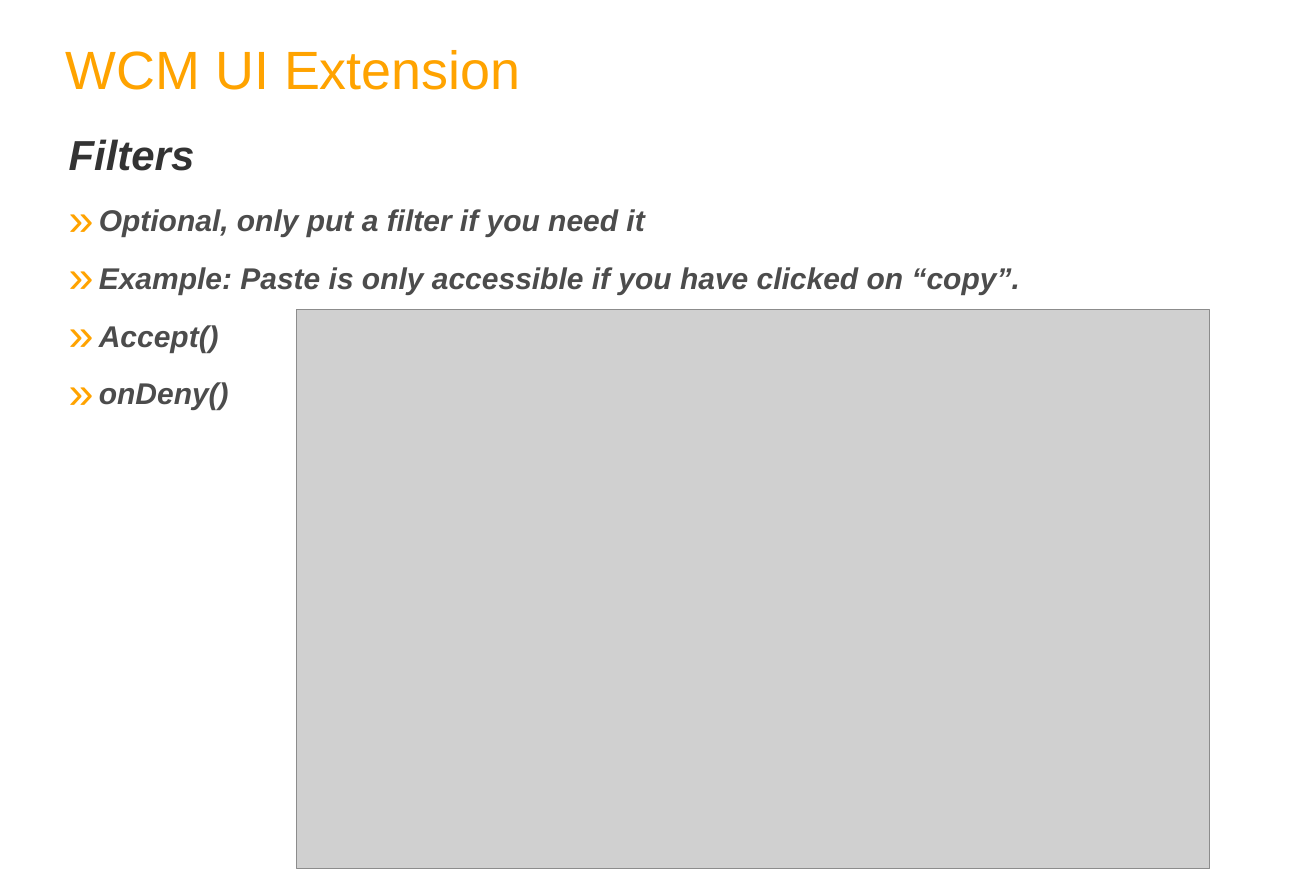
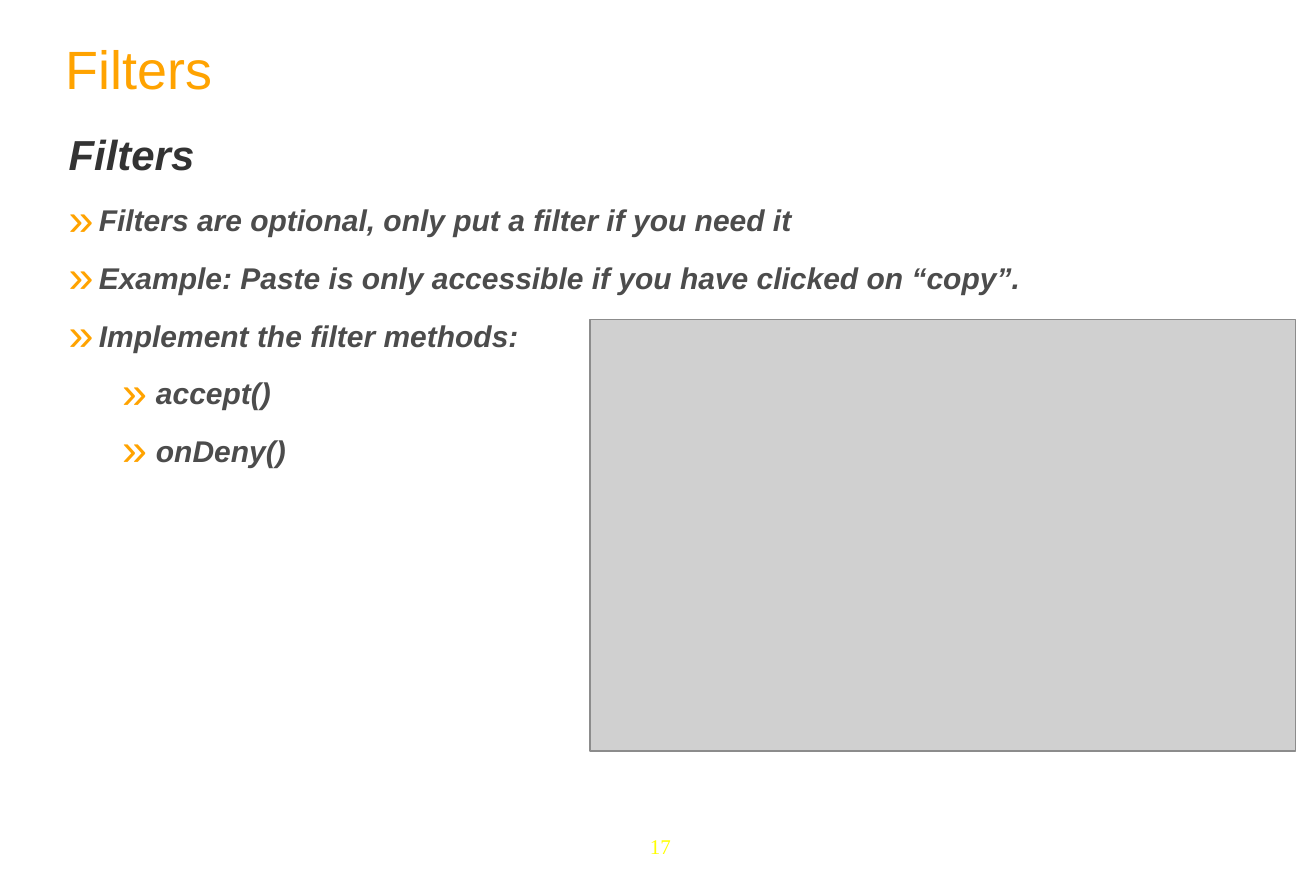
Before and after one commit to anhvurz90/training, a slide deck: slide 17 of exo-developer/280-wcm-customization/slides/280-WCM-XDev-en.ppt (slide 8 before the commit). Drawn at 1316x891 pixels with LibreOffice and Linux fonts; fonts in the diff are those of the drawing; grey boxes stand for pictures; background and template pictures are left out. Boxes give left, top, right and bottom in pixels: in the first picture for what was removed or moved away, otherwise in the second. Text is boxed around its words. In the diff, an @@ line names an element or a change of style, - is before the commit and + after.

```diff
--- a/exo-developer/280-wcm-customization/slides/280-WCM-XDev-en.ppt
+++ b/exo-developer/280-wcm-customization/slides/280-WCM-XDev-en.ppt
@@ text at box(66, 50, 213, 90): text changed @@
-WCM UI Extension
+Filters
@@ text at box(99, 209, 791, 237): text changed @@
-» Optional, only put a filter if you need it
+» Filters are optional, only put a filter if you need it
@@ text at box(99, 325, 519, 410): text changed @@
-» Accept()
+» Implement the filter methods:
+  » accept()
@@ picture: place and size @@
-picture at box(297, 310, 1210, 869)
+picture at box(590, 319, 1296, 752)
@@ text at box(156, 440, 286, 467): list level 1 to 2 in "onDeny()" @@
@@ page number added at box(650, 840, 671, 854), 14 pt, text #FFFF00 @@
+17
```
Also in this commit, not shown: 10 other slides changed, 15 slides added, 7 slides removed, 5 other files.
